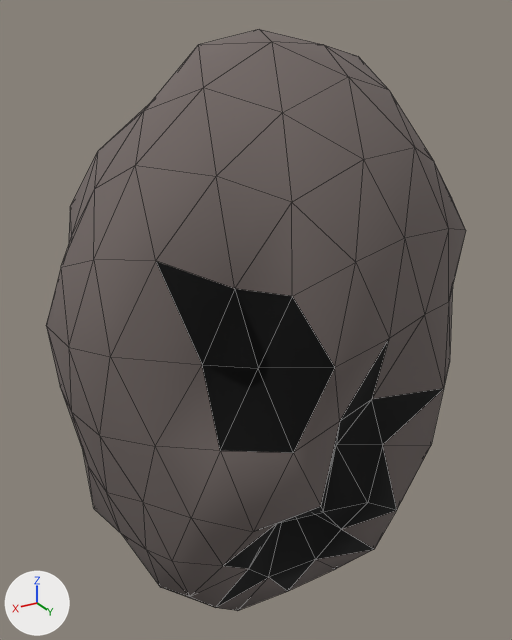
Before and after pictures for a commit that changed the glTF model assets/asteroids/asteroid_sml_06.glb.
Camera for both pictures: a camera (50 mm lens) standing at (1.24, 2.05, 1.2) and looking at (-0.01, -0.05, 0.15). The axes (+X, +Y, +Z) are drawn at lower left. The lights are the same throughout. The first picture is the older version. Mesh edges are drawn as thin lines. Vertices at exactly the same position are counted once.

The scene before the commit, as lines of its bpy script (objects in view):
```python
me_icosphere = bpy.data.meshes.new('Icosphere')
me_icosphere.from_pydata(...)  # 162 vertices, 320 faces; spans x -0.81..0.74, y -0.57..0.62, z -1.09..1.16
# faces by material slot: [274, 46]
me_icosphere.materials.append(mat_rock_asteroid_sml_06)  # grey #746a66
me_icosphere.materials.append(mat_crater_asteroid_sml_06)  # black #000000
ob_asteroid_sml_06 = bpy.data.objects.new('asteroid_sml_06', me_icosphere)
ob_asteroid_sml_06.location = (0.0, 0.0, 0.0)
```
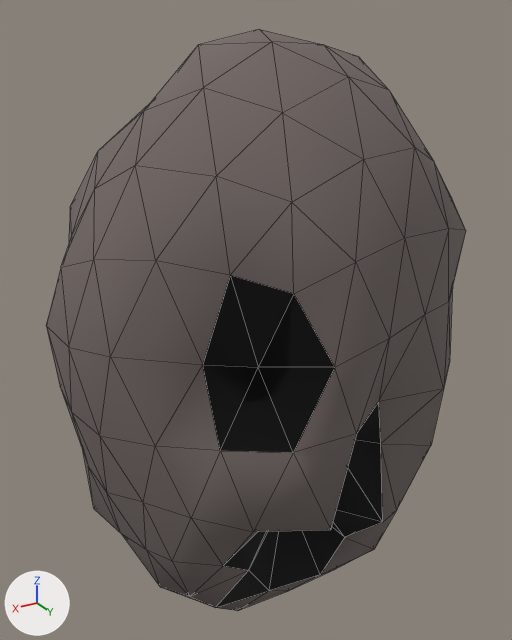
Changed parts and their boxes (x1, y1, x2, y2) in the pictures (512 x 640 px; the box of a moved part takes in the faces that stretch with it):
part 1 of me_icosphere, moved or reshaped
    both: (215, 315, 444, 611)
part 2 of me_icosphere, moved or reshaped
    both: (156, 177, 356, 453)
part 3 of me_icosphere, recoloured
    both: (156, 261, 443, 591)

Patch to the scene script:
```diff
--- a/assets/asteroids/asteroid_sml_06.glb.py
+++ b/assets/asteroids/asteroid_sml_06.glb.py
@@ me_icosphere @@
 me_icosphere.from_pydata(...)  # 162 vertices, 320 faces; spans x -0.81..0.74, y -0.57..0.62, z -1.09..1.16
 # used by ob_asteroid_sml_06; location = (0.0, 0.0, 0.0)
-me_icosphere.vertices[32].co = (-0.14, 0.36, -0.59)  # pixel (341, 529)
-me_icosphere.vertices[33].co = (-0.1, 0.27, -0.79)  # pixel (315, 559)
-me_icosphere.vertices[38].co = (0.15, 0.37, -0.44)  # pixel (277, 523)
-me_icosphere.vertices[60].co = (-0.26, 0.42, -0.22)  # pixel (382, 444)
-me_icosphere.vertices[66].co = (0.0, 0.5, 0.0)  # pixel (339, 421)
-me_icosphere.vertices[117].co = (-0.18, 0.44, 0.0)  # pixel (371, 399)
-me_icosphere.vertices[128].co = (0.1, 0.54, -0.27)  # pixel (320, 506)
-me_icosphere.vertices[142].co = (0.09, 0.22, -0.83)  # pixel (268, 577)
-me_icosphere.vertices[155].co = (-0.18, 0.46, -0.42)  # pixel (367, 502)
-me_icosphere.vertices[156].co = (-0.02, 0.41, -0.43)  # pixel (323, 512)
-me_icosphere.vertices[158].co = (-0.08, 0.39, -0.18)  # pixel (336, 445)
-me_icosphere.vertices[161].co = (0.02, 0.24, -0.46)
-me_icosphere.vertices[8].co = (0.2, 0.51, 0.47)  # pixel (292, 296)
-me_icosphere.vertices[80].co = (0.31, 0.37, 0.47)  # pixel (234, 288)
-me_icosphere.vertices[157].co = (0.21, 0.34, 0.17)  # pixel (258, 368)
+# me_icosphere part 1
+me_icosphere.vertices[32].co = (-0.15, 0.38, -0.62)  # pixel (344, 537)
+me_icosphere.vertices[33].co = (-0.11, 0.29, -0.86)  # pixel (320, 574)
+me_icosphere.vertices[38].co = (0.14, 0.35, -0.41)
+me_icosphere.vertices[60].co = (-0.26, 0.42, -0.22)  # pixel (380, 443)
+me_icosphere.vertices[66].co = (0.0, 0.59, 0.0)  # pixel (356, 433)
+me_icosphere.vertices[117].co = (-0.19, 0.47, 0.0)  # pixel (378, 401)
+me_icosphere.vertices[128].co = (0.11, 0.62, -0.3)  # pixel (330, 529)
+me_icosphere.vertices[142].co = (0.09, 0.23, -0.88)  # pixel (269, 590)
+me_icosphere.vertices[155].co = (-0.2, 0.52, -0.47)  # pixel (382, 522)
+me_icosphere.vertices[156].co = (-0.02, 0.39, -0.41)
+me_icosphere.vertices[158].co = (-0.07, 0.35, -0.16)
+me_icosphere.vertices[161].co = (0.02, 0.23, -0.43)
+# me_icosphere part 2
+me_icosphere.vertices[8].co = (0.21, 0.52, 0.49)  # pixel (293, 293)
+me_icosphere.vertices[80].co = (0.35, 0.42, 0.54)  # pixel (230, 275)
+me_icosphere.vertices[157].co = (0.18, 0.29, 0.15)  # pixel (258, 367)
+# me_icosphere part 3: 14 faces spanning x -0.65..0.52, y -0.55..0.62, z -1.04..0.79 switch from mat_crater_asteroid_sml_06 (black #000000) to mat_rock_asteroid_sml_06 (grey #746a66)
```
